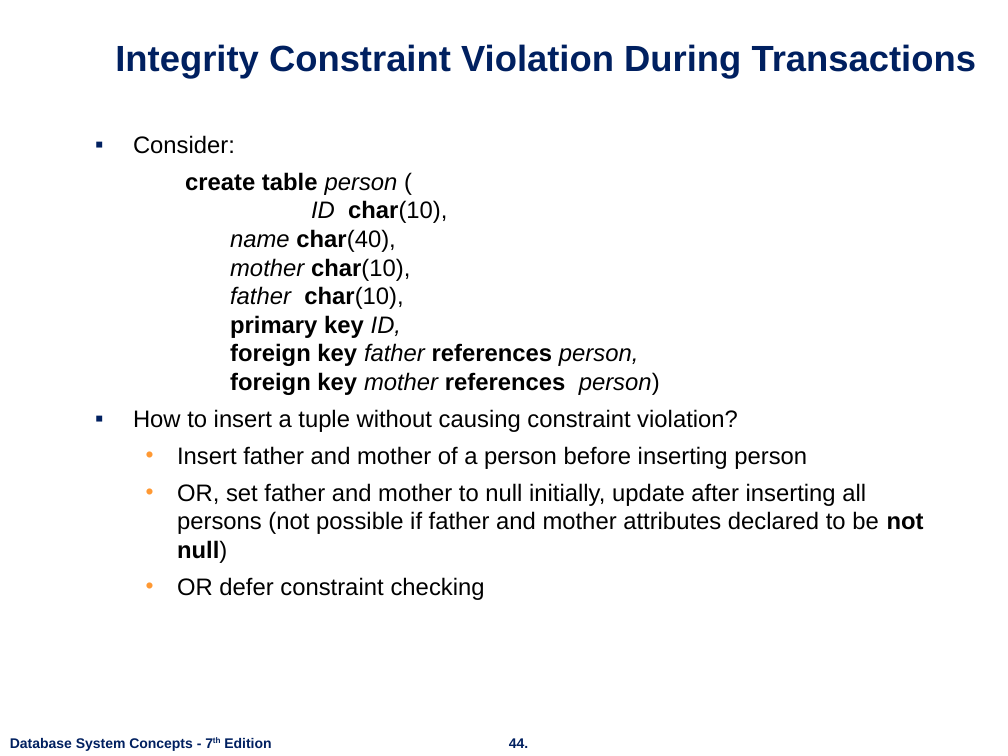
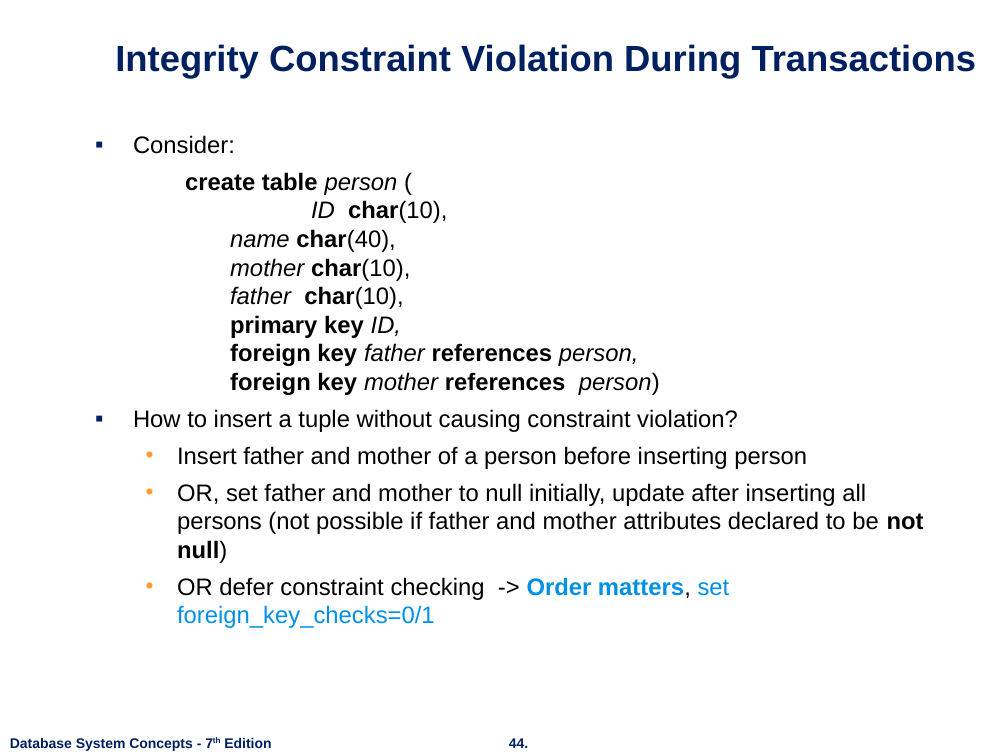
Before and after one commit to nashurgessa/DB-practices, a slide deck: slide 44 of Slides/L10-12 Intermediate SQL.pptx. Drawn at 1008x756 pixels with LibreOffice and Linux fonts; fonts in the diff are those of the drawing; background and template pictures are left out. Boxes give left, top, right and bottom in pixels: in the first picture for what was removed or moved away, otherwise in the second. Text is boxed around its words. In the diff, an @@ line names an element or a change of style, - is before the commit and + after.

```diff
--- a/Slides/L10-12 Intermediate SQL.pptx
+++ b/Slides/L10-12 Intermediate SQL.pptx
@@ text at [177, 577, 730, 628]: text changed; text colour #000000 to #0090E6 @@
-  • OR defer constraint checking
+  • OR defer constraint checking -> Order matters, set foreign_key_checks=0/1
```
Also in this commit, not shown: 5 other slides changed, 1 slide added.
